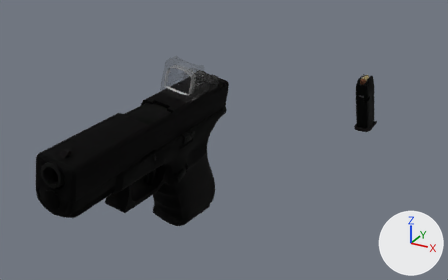
Two versions of the FBX model OperationKillhouse/Assets/Art/Player/Weapons/Glock/GUN-Glock.fbx, one commit apart.
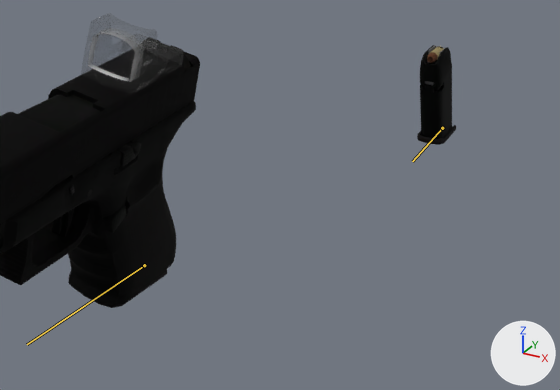
Each version is shown whole from a camera (50 mm lens) standing at (0.243, -0.79, 0.073) and looking at (-0.073, -0.217, -0.213), then close up on the part from 25% to 97% of the width and 17% to 98% of the height. The axes (+X, +Y, +Z) are drawn at lower right. The lights are the same throughout. Both versions are drawn at frame 100 of the action '1Glock|GUN_Glock_Reload'; the numbers are the values there. The bones that change are drawn over the model as lines in the close-ups.

In view in the first close-up: 'BulletMag1', 'Glock23', 'Mag1', 'Mag2', 'RDS', 'Slide'.
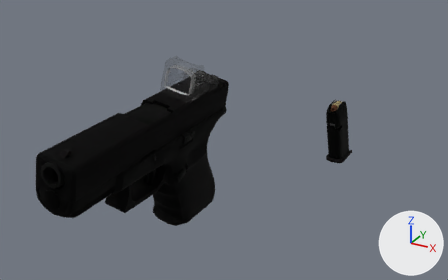
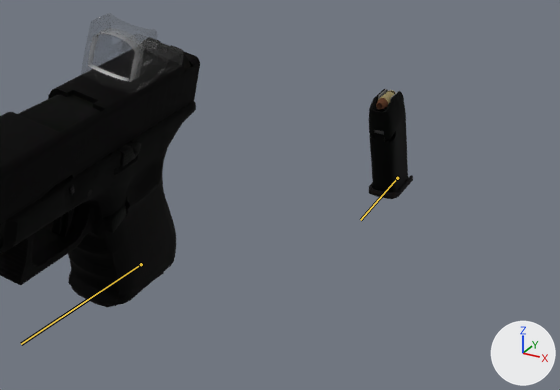
Boxes [x1, y1, x2, y2] around the edits, measured in the close-ups (560 x 390 px):
'Mag1', posed (15% wider, 10% taller)
    before: [417, 45, 456, 145]
    after: [368, 89, 413, 199]
'BulletMag1', posed (17% wider, 18% taller)
    before: [427, 46, 444, 62]
    after: [376, 90, 396, 109]
'Mag2', posed
    before: [81, 269, 167, 308]
    after: [72, 272, 164, 307]
bone 'Mag1', root to tip
    before: (442, 128) to (412, 161)
    after: (397, 178) to (360, 220)
bone 'Mag2', root to tip
    before: (144, 265) to (27, 344)
    after: (141, 264) to (21, 344)

Edits to the bpy script that builds the scene:
```text
Change bone_mag1:
    where bone_mag1 = bpy.data.objects['1Glock'].pose.bones['Mag1']
    bone_mag1.location: (2.03, -46.68, -9.77) -> (1.99, -32.93, -9.77)
Change bone_mag2:
    where bone_mag2 = bpy.data.objects['1Glock'].pose.bones['Mag2']
    bone_mag2.location: (-1.85, 5.35, -10.03) -> (-1.8, 5.85, -10.17)
    bone_mag2.rotation_quaternion: (0.988, 0.122, -0.093, 0.019) -> (0.989, 0.121, -0.084, 0.021)  # degrees (14, -11, 1) -> degrees (14, -10, 1)
```
